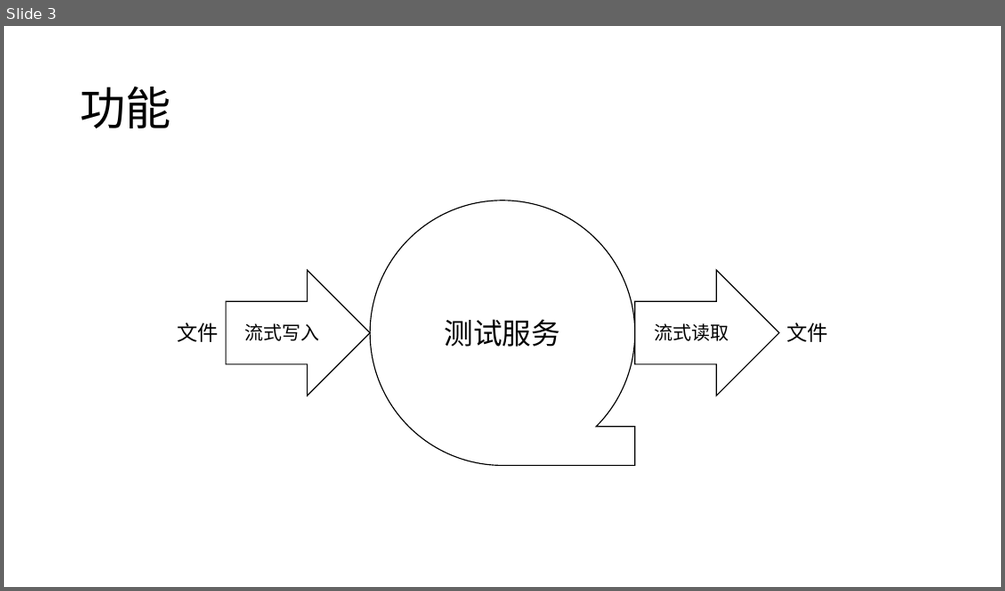
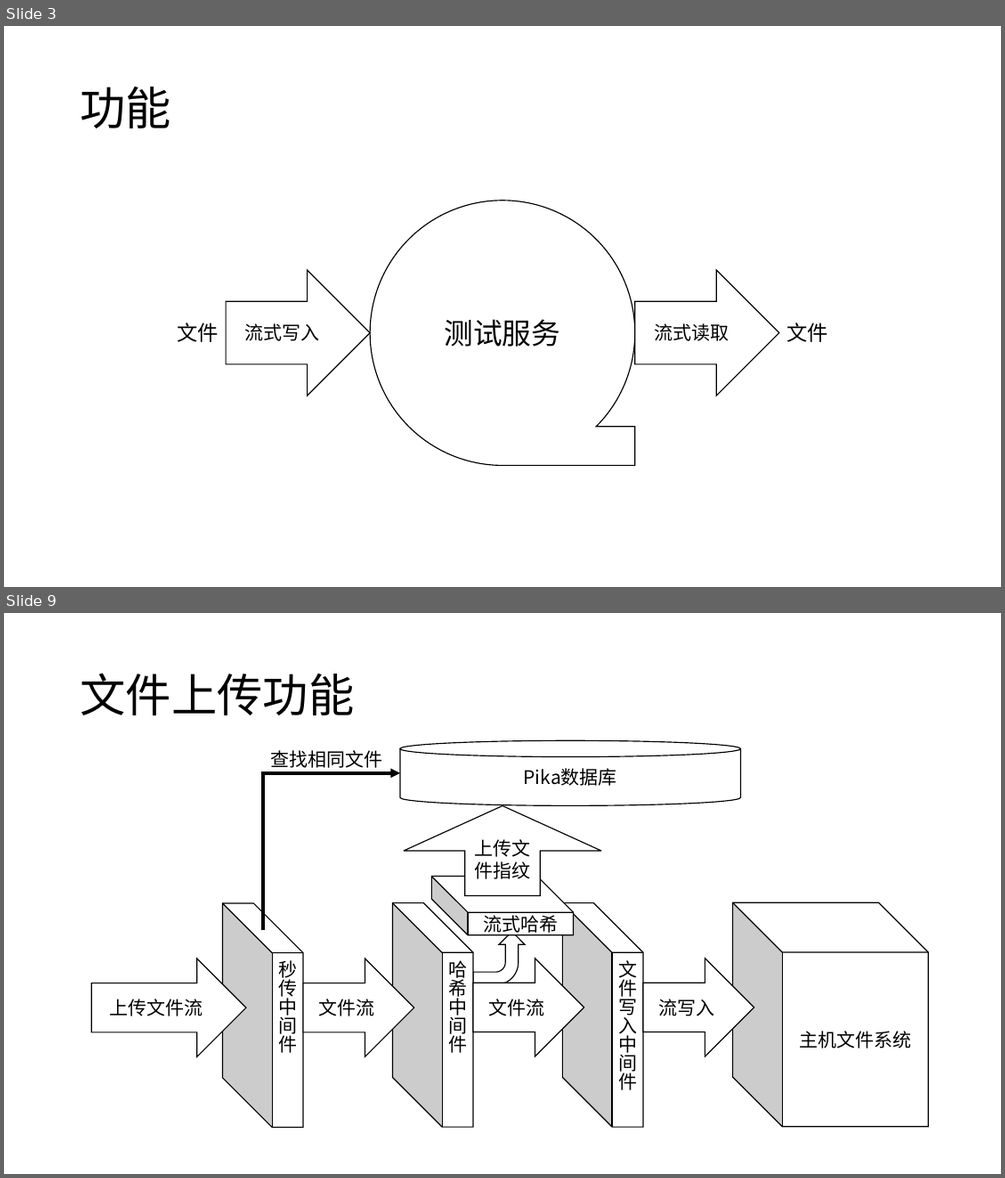
Before and after one commit to WuXiSTC/ArchievesCenter, a slide deck: 设计图.pptx. Shown one above the other, each under a label of ours: slide 3 before the commit, slides 3 and 9 after it; the slides between them are not shown. The pictures are 1005x591 and 1005x1178 pixels, drawn with LibreOffice and Linux fonts; fonts in the diff are those of the drawing. Boxes give left, top, right and bottom in pixels: in the first picture for what was removed or moved away, otherwise in the second. Text is boxed around its words. In the diff, an @@ line names an element or a change of style, - is before the commit and + after.

```diff
--- a/设计图.pptx
+++ b/设计图.pptx
@@ slide 9 added at [4,613,1001,1174], background #FFFFFF @@
@@ title added at [80,673,354,715], 44 pt, text #000000 @@
+文件上传功能
@@ cylinder added at [400,741,741,806], fill #FFFFFF, outline #000000 1 pt, 18 pt, text #000000 @@
+Pika数据库
@@ text added at [270,750,382,768], 18 pt, text #000000 @@
+查找相同文件
@@ elbow arrow added from (263, 930) to (400, 773), #000000 3 pt @@
@@ up arrow added at [404,806,600,896], fill #FFFFFF, outline #000000 1 pt, 18 pt, text #000000 @@
+上传文件指纹
@@ cube added at [432,876,574,935], fill #FFFFFF, outline #000000 1 pt, 18 pt, text #000000 @@
+流式哈希
@@ cube added at [222,903,303,1127], fill #FFFFFF, outline #000000 1 pt, 18 pt, text #000000 @@
+秒传中间件
@@ cube added at [393,903,474,1127], fill #FFFFFF, outline #000000 1 pt, 18 pt, text #000000 @@
+哈希中间件
@@ cube added at [563,903,643,1127], fill #FFFFFF, outline #000000 1 pt, 18 pt, text #000000 @@
+文件写入中间件
@@ cube added at [733,902,929,1126], fill #FFFFFF, outline #000000 1 pt, 18 pt, text #000000 @@
+主机文件系统
@@ bent arrow added at [473,932,525,985], fill #FFFFFF, outline #000000 1 pt @@
@@ right arrow added at [91,958,246,1056], fill #FFFFFF, outline #000000 1 pt, 18 pt, text #000000 @@
+上传文件流
@@ right arrow added at [303,958,413,1056], fill #FFFFFF, outline #000000 1 pt, 18 pt, text #000000 @@
+文件流
@@ right arrow added at [473,957,583,1055], fill #FFFFFF, outline #000000 1 pt, 18 pt, text #000000 @@
+文件流
@@ right arrow added at [643,957,754,1055], fill #FFFFFF, outline #000000 1 pt, 18 pt, text #000000 @@
+流写入
```
Also in this commit, not shown: 3 slides changed, 3 other slides added.
